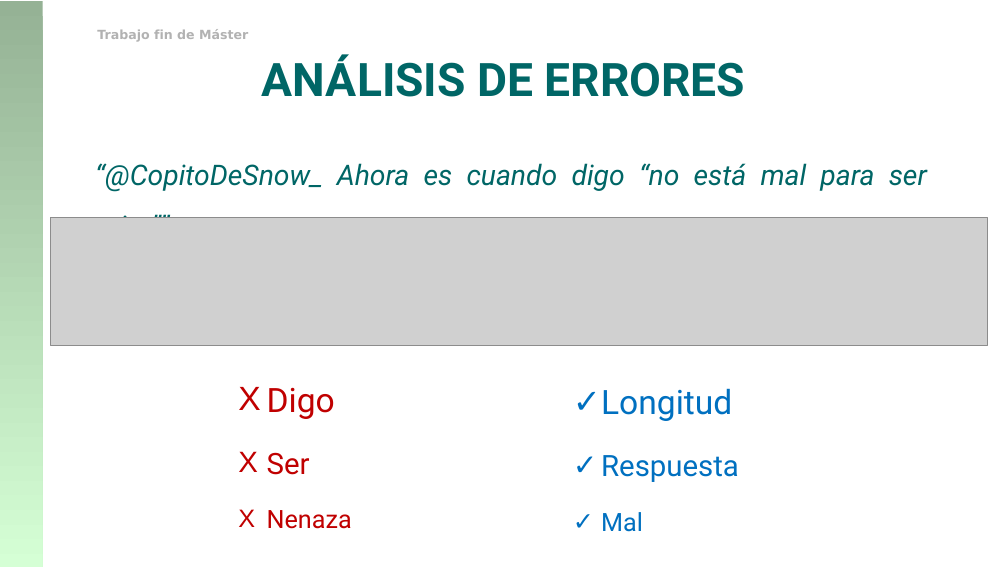
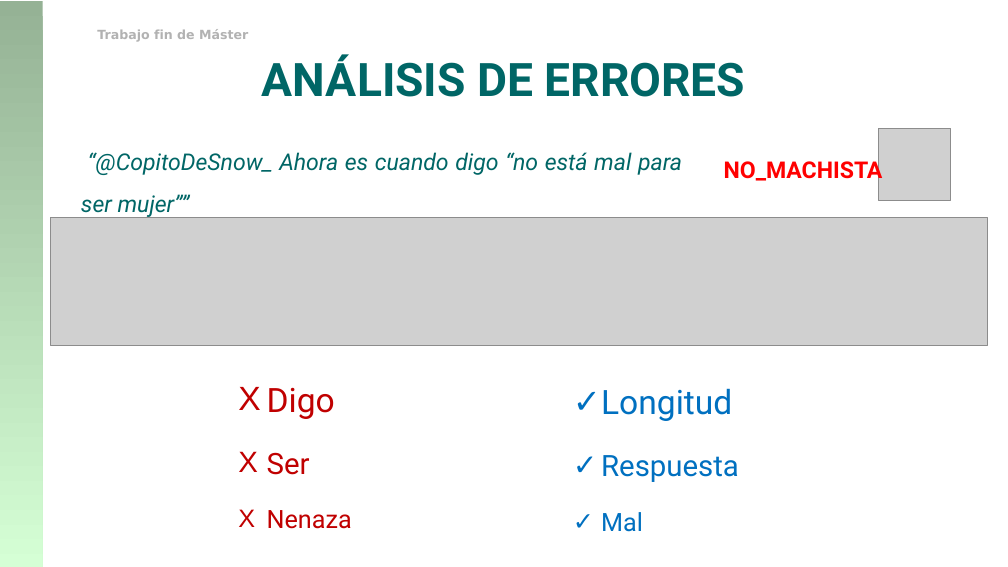
Before and after one commit to franciscorodriguez92/uned-tfm, a slide deck: slide 19 of TFM_Francisco_Rodriguez.pptx (slide 21 before the commit). Drawn at 1008x567 pixels with LibreOffice and Linux fonts; fonts in the diff are those of the drawing; grey boxes stand for pictures; background and template pictures are left out. Boxes give left, top, right and bottom in pixels: in the first picture for what was removed or moved away, otherwise in the second. Text is boxed around its words. In the diff, an @@ line names an element or a change of style, - is before the commit and + after.

```diff
--- a/TFM_Francisco_Rodriguez.pptx
+++ b/TFM_Francisco_Rodriguez.pptx
@@ text "“@CopitoDeSnow_ Ahora es cuando digo ..." at <box>81,152,682,217</box>: size 27 to 22 pt; less space between paragraphs @@
@@ picture added at <box>879,128,951,200</box> @@
@@ text added at <box>724,158,883,184</box>, 22 pt, text #FF0000, bold @@
+NO_MACHISTA
```
Also in this commit, not shown: 20 other slides changed, 2 slides removed, 1 other file.
